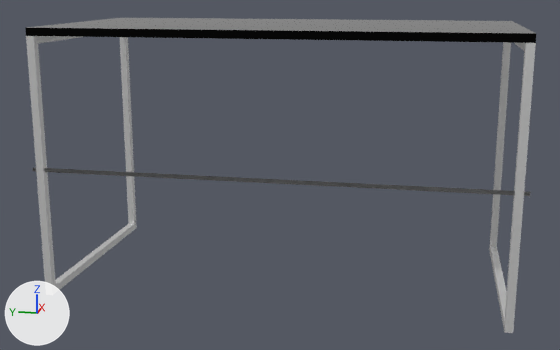
The glTF model src/client/assets/furnitures/desk/desk.glb: old version first, new version second.
Camera for both pictures: a camera (50 mm lens) standing at (-2.076, -0.391, 0.803) and looking at (-0.019, 0.02, 0.289). Every picture has the same lights, and +X, +Y and +Z are marked at lower left. Where no turn or scale is listed for an object, it has been applied to the vertices. Vertices at the same position are counted once.

Before the edit, the objects in view are built like this:
```python
me_平面 = bpy.data.meshes.new('平面')
me_平面.from_pydata(...)  # 8 vertices, 12 faces; spans x -0.001..0.0, y -0.615..0.615, z -0.005..0.005
me_平面.materials.append(mat_silver)  # white #e7e7e7
me_平面_001 = bpy.data.meshes.new('平面.001')
me_平面_001.from_pydata(...)  # a box spanning x -0.005..0.005, y -0.005..0.005, z -0.001..0.0
me_平面_001.materials.append(mat_silver)  # white #e7e7e7
me_立方体_001 = bpy.data.meshes.new('立方体.001')
me_立方体_001.from_pydata(...)  # a box spanning x -0.3..0.3, y -0.6..0.6, z -0.01..0.01
me_立方体_001.materials.append(mat_board)  # black #141414
ob_board = bpy.data.objects.new('Board', me_立方体_001)
ob_board.location = (0.0, 0.0, 0.69)
ob_wire = bpy.data.objects.new('Wire', me_平面)
ob_wire.location = (-0.29, 0.0, 0.34)
ob_wire2 = bpy.data.objects.new('Wire2', me_平面_001)
ob_wire2.location = (-0.29, 0.0, 0.34)
ob_wire2.rotation_euler = (0.0, 1.571, 0.0)  # degrees (0, 90, 0)
ob_wire2.scale = (1.0, -123.0, 1.0)
# also in view: 'Leg' at (0.0, 0.0, 0.34)
```
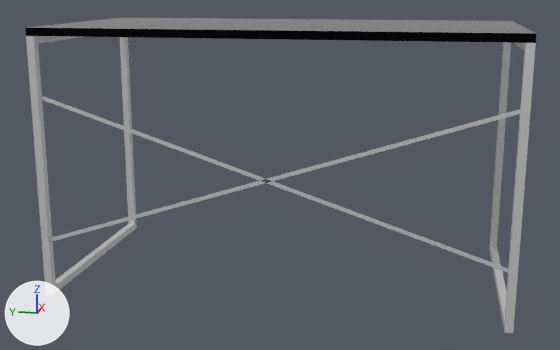
Where the newer file only moved an object's origin or applied its transform, the numbers keep the older frame.

Where the change shows, as pixel boxes [x1, y1, x2, y2] in the pictures (560 x 350 px):
'Wire2', reshaped, turned, rescaled
    before: [33, 168, 502, 195]
    after: [50, 109, 521, 242]
'Wire', reshaped (517% taller)
    before: [51, 168, 531, 196]
    after: [40, 95, 509, 273]
part 1 of me_平面_001, deleted
    before: [33, 168, 502, 195]
part 2 of me_平面_001, added
    after: [50, 109, 521, 242]
part 3 of me_平面, deleted
    before: [51, 168, 531, 196]
part 4 of me_平面, added
    after: [40, 95, 509, 273]

The change in detail:
me_平面_001 is used by ob_wire2; location (-0.29, 0.0, 0.34); rotation (0.0, 1.571, 0.0), in degrees (0, 90, 0); scale (1.0, -123.0, 1.0).
me_平面_001 had 8 vertices, 12 faces and spanned x -0.005..0.005, y -0.005..0.005, z -0.001..0.0.
me_平面_001 now has 8 vertices, 12 faces and spans x -0.001..0.0, y -0.615..0.615, z -0.005..0.005.
me_平面_001 part 1: the whole mesh is rebuilt.
Part 2, on me_平面_001:
8 vertices are added at x -0.001..0.0, y -0.615..0.615, z -0.005..0.005.
12 new faces join them.
me_平面 is used by ob_wire; location (-0.29, 0.0, 0.34).
me_平面 had 8 vertices, 12 faces and spanned x -0.001..0.0, y -0.615..0.615, z -0.005..0.005.
me_平面 now has 8 vertices, 12 faces and spans x -0.001..0.0, y -0.586..0.586, z -0.195..0.195.
me_平面 part 3: the whole mesh is rebuilt.
Part 4, on me_平面:
8 vertices are added at x -0.001..0.0, y -0.586..0.586, z -0.195..0.195.
12 new faces join them.
Object 'Wire2' (ob_wire2) is rescaled from (1.0, -123.0, 1.0) to (1.0, 1.0, 1.0).
Object 'Wire2' (ob_wire2) turns from (0, 90, 0) to (-18, 0, 0) degrees about x, y and z.
